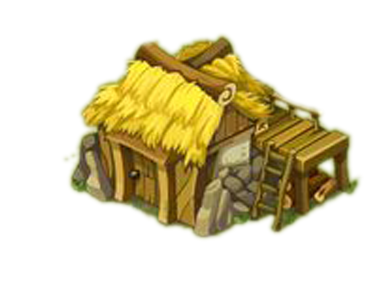
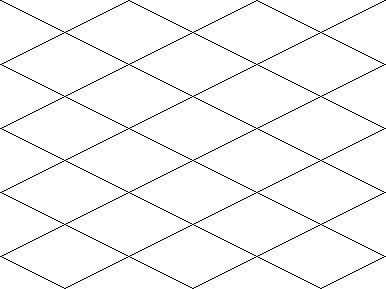
Revision of a layered 386×289 image; what changed, layer by layer:
hid "Layer 1" over [60, 31, 364, 242]
renamed "IsometricTileBase copy 5" to "Layer 4", showed it, painted on it over [0, 0, 386, 289]
